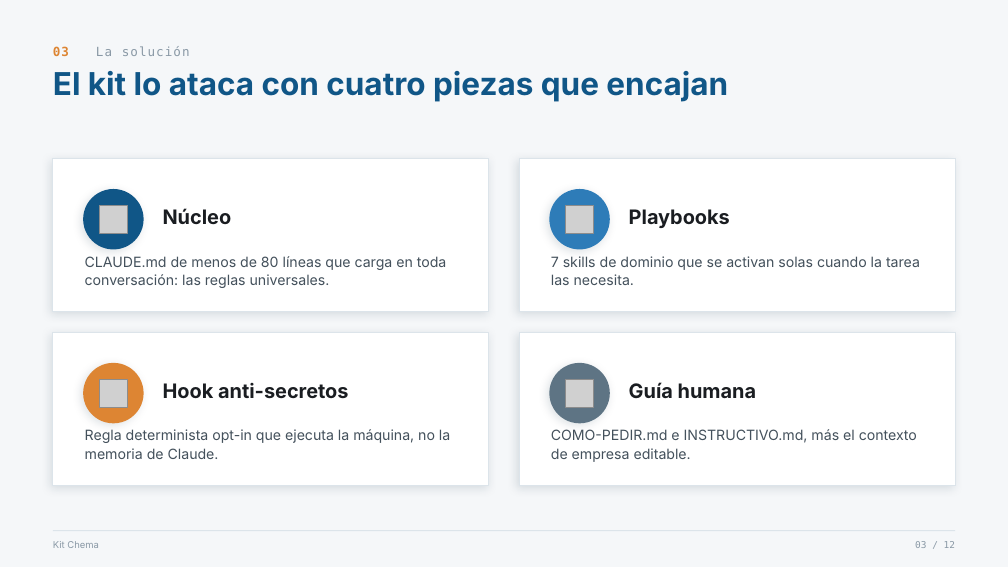
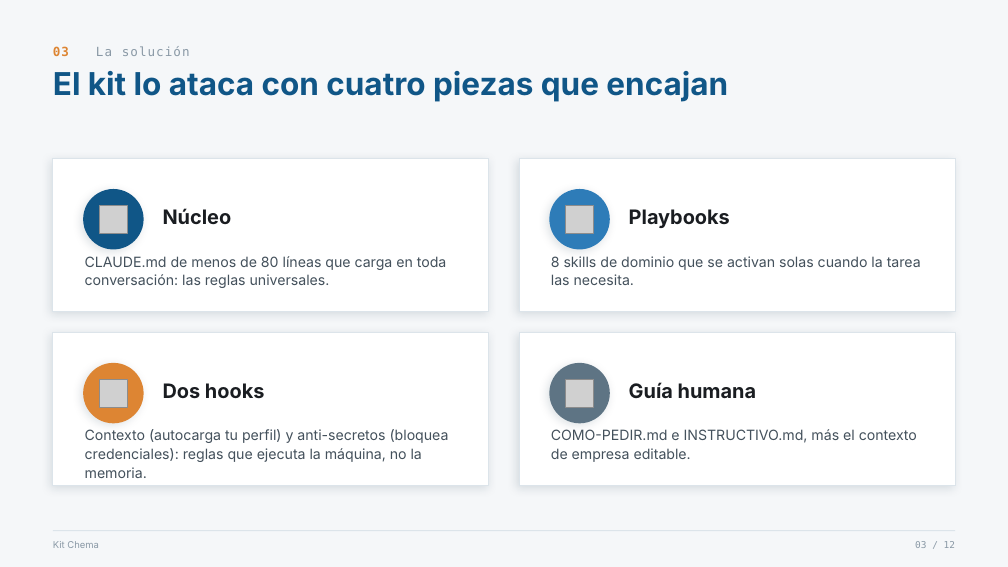
Before and after one commit to chemaw8/claude-kit-chema, a slide deck: slide 3 of presentacion/kit-chema.pptx. Drawn at 1008x567 pixels with LibreOffice and Linux fonts; fonts in the diff are those of the drawing; grey boxes stand for pictures. Boxes give left, top, right and bottom in pixels: in the first picture for what was removed or moved away, otherwise in the second. Text is boxed around its words. In the diff, an @@ line names an element or a change of style, - is before the commit and + after.

```diff
--- a/presentacion/kit-chema.pptx
+++ b/presentacion/kit-chema.pptx
@@ text at (551,256,921,285): text changed @@
-7 skills de dominio que se activan solas cuando la tarea las necesita.
+8 skills de dominio que se activan solas cuando la tarea las necesita.
@@ text at (163,383,265,399): text changed @@
-Hook anti-secretos
+Dos hooks
@@ text at (85,429,449,478): text changed @@
-Regla determinista opt-in que ejecuta la máquina, no la memoria de Claude.
+Contexto (autocarga tu perfil) y anti-secretos (bloquea credenciales): reglas que ejecuta la máquina, no la memoria.
```
Also in this commit, not shown: 2 other slides changed, 2 other files.
